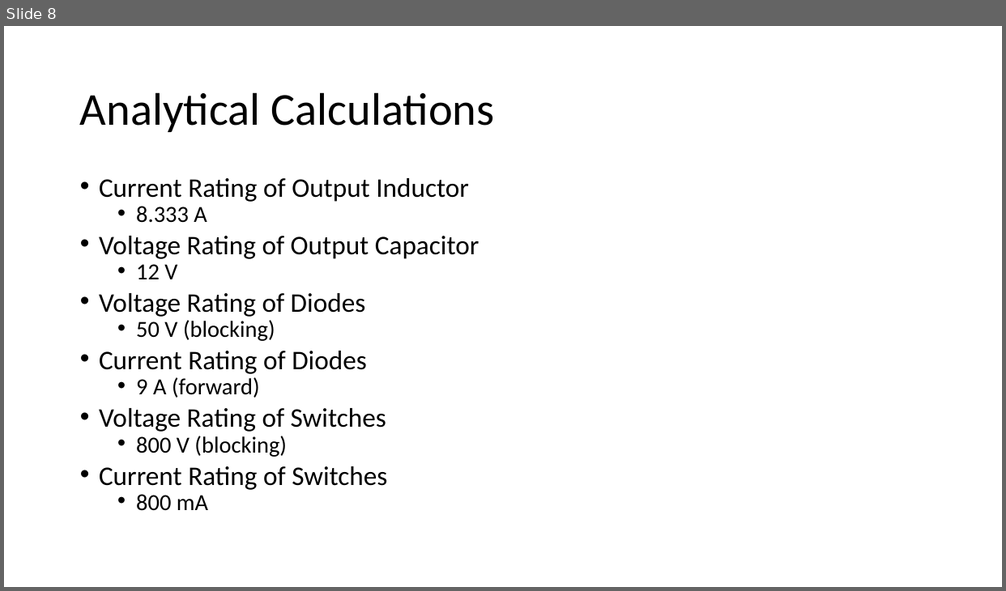
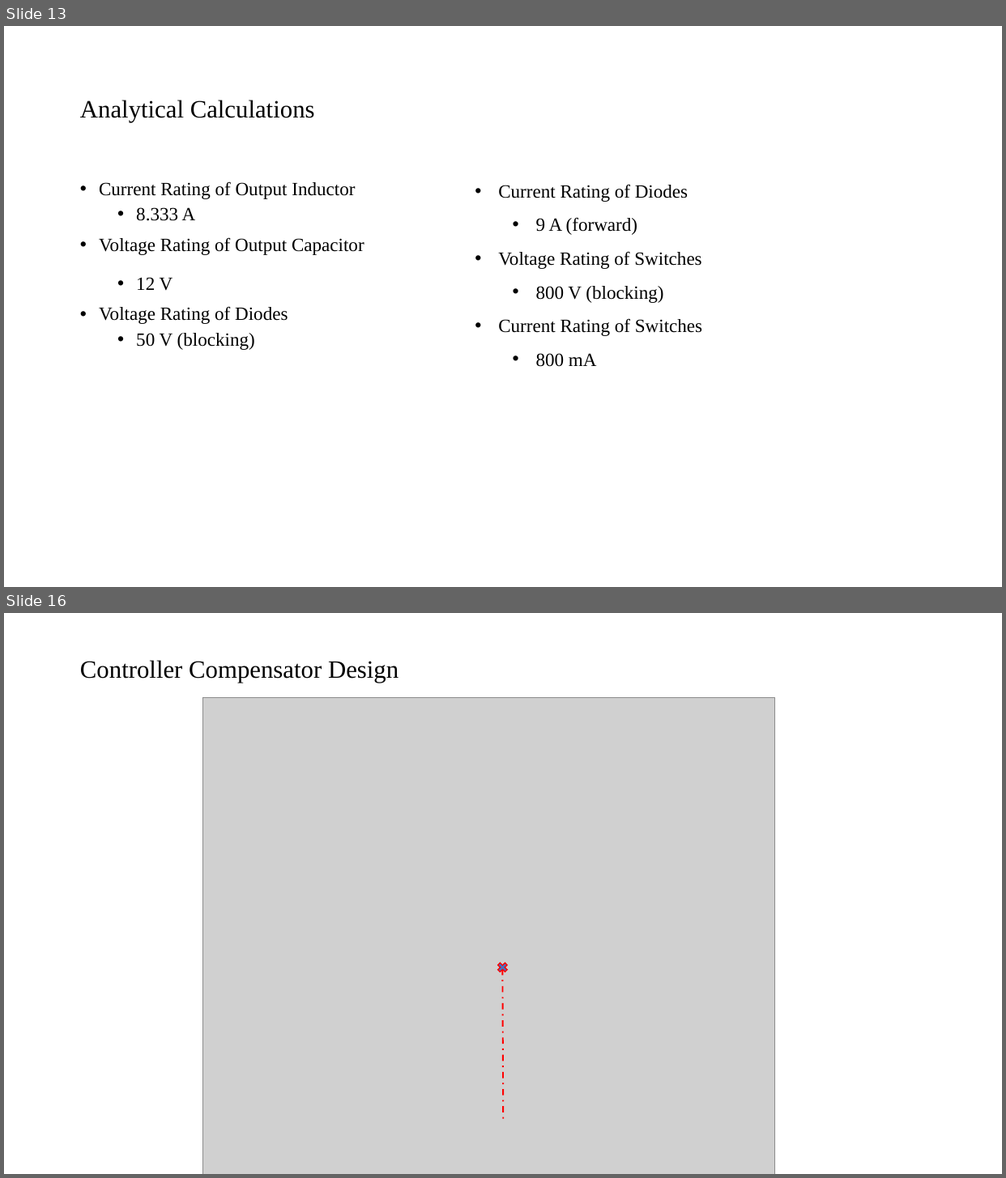
Before and after one commit to mustafayildz/EE464-Term-Project-, a slide deck: EE464_Proje_Sunu.pptx. Shown one above the other, each under a label of ours: slide 8 before the commit, slides 13 and 16 after it; the slides between them are not shown. The pictures are 1006x591 and 1006x1178 pixels, drawn with LibreOffice and Linux fonts; fonts in the diff are those of the drawing; grey boxes stand for pictures. Boxes give left, top, right and bottom in pixels: in the first picture for what was removed or moved away, otherwise in the second. Text is boxed around its words. In the diff, an @@ line names an element or a change of style, - is before the commit and + after.

```diff
--- a/EE464_Proje_Sunu.pptx
+++ b/EE464_Proje_Sunu.pptx
@@ slide 16 added at (4, 613, 1002, 1174), background #FFFFFF @@
@@ title added at (80, 660, 398, 683), 24 pt, text #000000 @@
+Controller Compensator Design
@@ picture added at (203, 697, 775, 1174) @@
@@ cross added at (496, 961, 509, 973), fill #4472C4, outline #FF0000 1 pt @@
@@ line added from (503, 969) to (503, 1122), #FF0000 1.5 pt dashed @@
@@ what was slide 8 is now slide 13 @@
@@ slide 13 changed as well @@
@@ title "Analytical Calculations" at (80, 100, 315, 122): size 44 to 24 pt, font Calibri to Times New Roman @@
@@ text "Current Rating of Output Inductor" at (99, 182, 364, 350): size 25.9 to 18 pt in "Current Rating of Output Inductor", "Voltage Rating of Output Capacitor", "Voltage Rating of Diodes"; font Calibri to Times New Roman; size 22.2 to 18 pt in "8.333 A", "12 V", "50 V (blocking)"; line spacing 0.7 to 0.9; line spacing 0.7 to 1.5 @@
@@ text added at (498, 184, 702, 367), 18 pt, text #000000 @@
+• Current Rating of Diodes
+  • 9 A (forward)
+• Voltage Rating of Switches
+  • 800 V (blocking)
+• Current Rating of Switches
+  • 800 mA
@@ text at (99, 351, 387, 511): paragraphs removed @@
-• Current Rating of Diodes
-  • 9 A (forward)
-• Voltage Rating of Switches
-  • 800 V (blocking)
-• Current Rating of Switches
-  • 800 mA
```
Also in this commit, not shown: 16 other slides changed, 13 other slides added, 1 slide removed, 1 other file.
